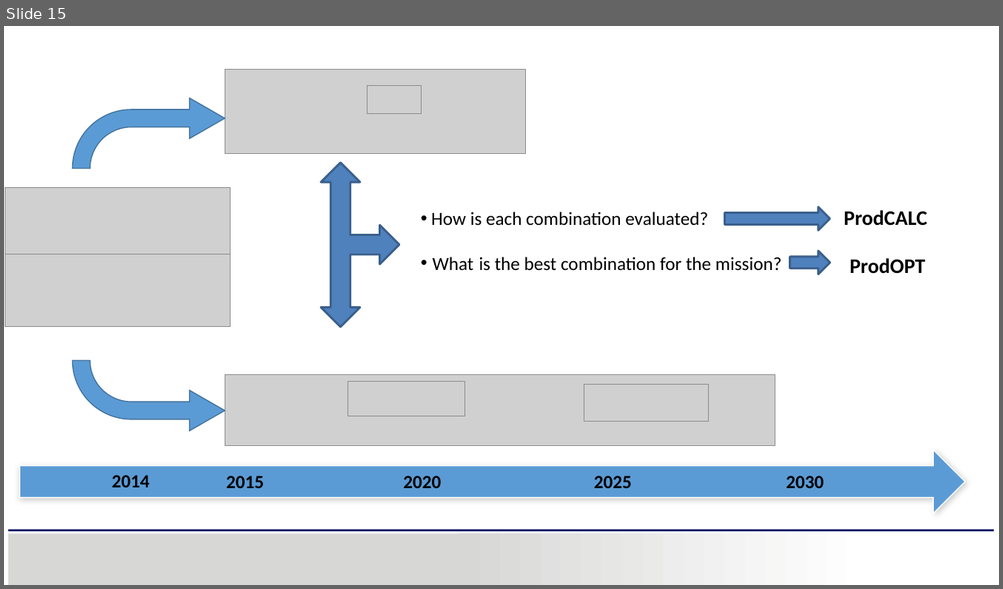
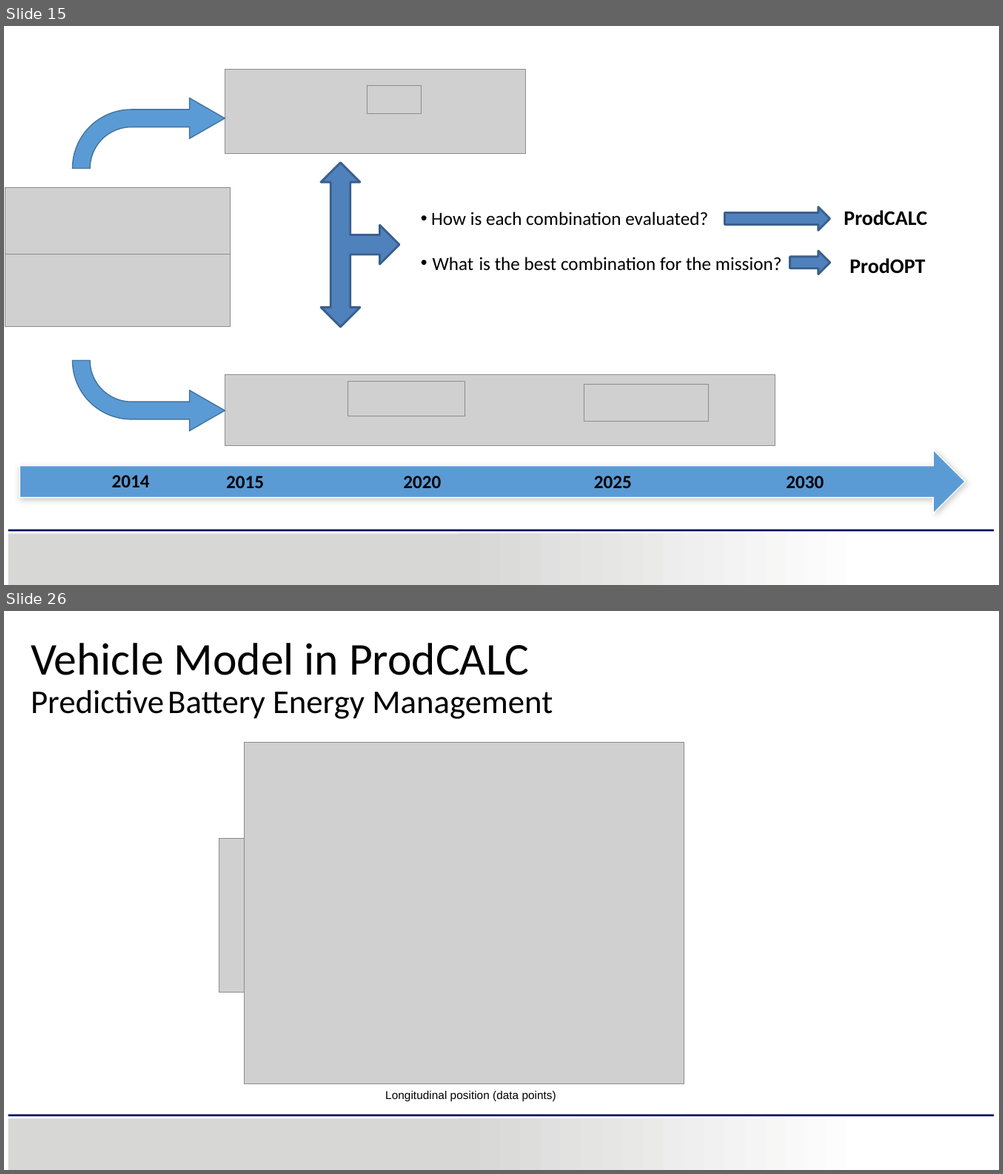
Before and after one commit to carthikvenkataraman/MasterThesis, a slide deck: ThesisReport/MasterThesisPresentation/MasterThesis-OptimisationOfDistributedPropulsionInLongHeavyVehicleCombinations.pptx. Shown one above the other, each under a label of ours: slide 15 before the commit, slides 15 and 26 after it; the slides between them are not shown. The pictures are 1003x589 and 1003x1174 pixels, drawn with LibreOffice and Linux fonts; fonts in the diff are those of the drawing; grey boxes stand for pictures; background and template pictures are left out. Boxes give left, top, right and bottom in pixels: in the first picture for what was removed or moved away, otherwise in the second. Text is boxed around its words. In the diff, an @@ line names an element or a change of style, - is before the commit and + after.

Commit message:
Presentation till ProdOpt

```diff
--- a/ThesisReport/MasterThesisPresentation/MasterThesis-OptimisationOfDistributedPropulsionInLongHeavyVehicleCombinations.pptx
+++ b/ThesisReport/MasterThesisPresentation/MasterThesis-OptimisationOfDistributedPropulsionInLongHeavyVehicleCombinations.pptx
@@ slide 26 added at (4,611,999,1170), background #FFFFFF; not listed: 3 template elements that a slide beside it also shows @@
@@ text added at (31,643,552,719), 32 pt, text #000000 @@
+Vehicle Model in ProdCALC
+Predictive Battery Energy Management
@@ picture added at (244,742,684,1085) @@
@@ picture added at (219,839,244,992) @@
@@ text added at (385,1091,556,1102), 11 pt, text #000000 @@
+Longitudinal position (data points)
```
Also in this commit, not shown: 6 slides changed, 13 other slides added, 12 other files.
